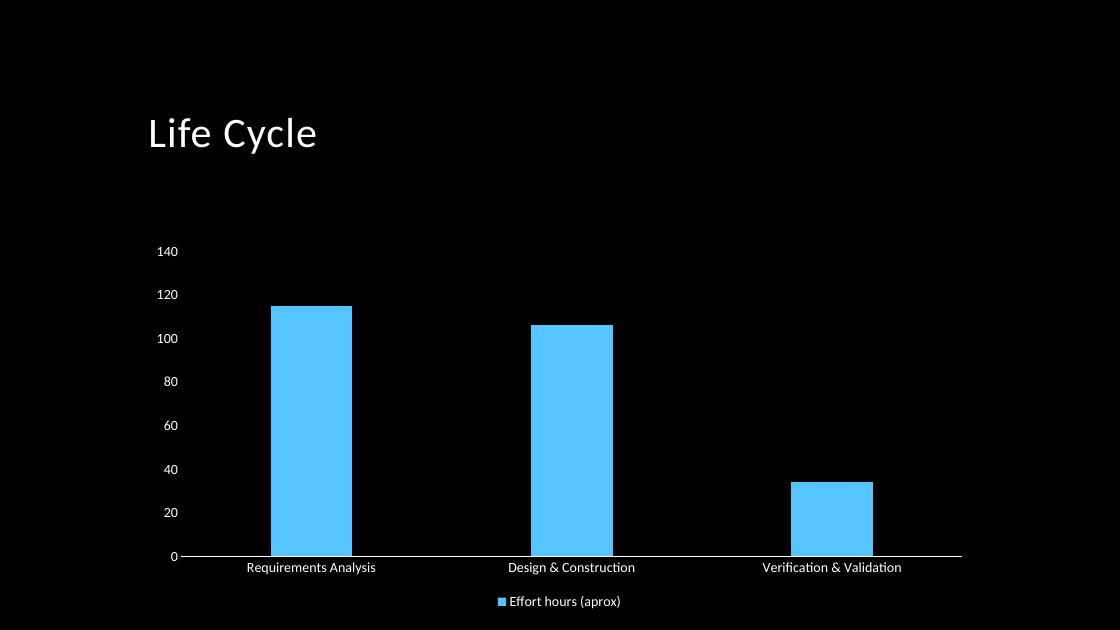
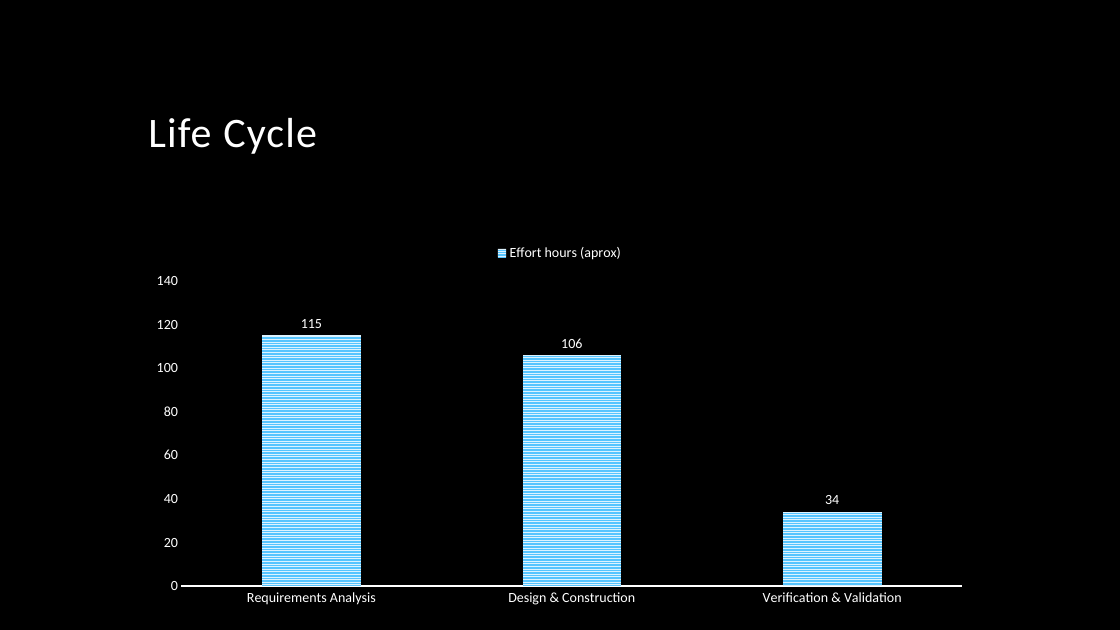
Before and after one commit to jmgirao/projetosoftware1213, a slide deck: slide 14 of Docs/Project documentation/KOM.pptx. Drawn at 1120x630 pixels with LibreOffice and Linux fonts; fonts in the diff are those of the drawing; background and template pictures are left out. Boxes give left, top, right and bottom in pixels: in the first picture for what was removed or moved away, otherwise in the second. Text is boxed around its words. In the diff, an @@ line names an element or a change of style, - is before the commit and + after.

```diff
--- a/Docs/Project documentation/KOM.pptx
+++ b/Docs/Project documentation/KOM.pptx
@@ column chart at (x1=139, y1=235, x2=979, y2=613) @@
@@ colour of Effort hours (aprox) #56C5FF to pattern #56C5FF on #DDF3FF @@
@@ data labels of Effort hours (aprox) added @@
@@ legend changed @@
@@ category axis changed @@
@@ bar spacing changed @@
```
Also in this commit, not shown: 4 other slides changed.
